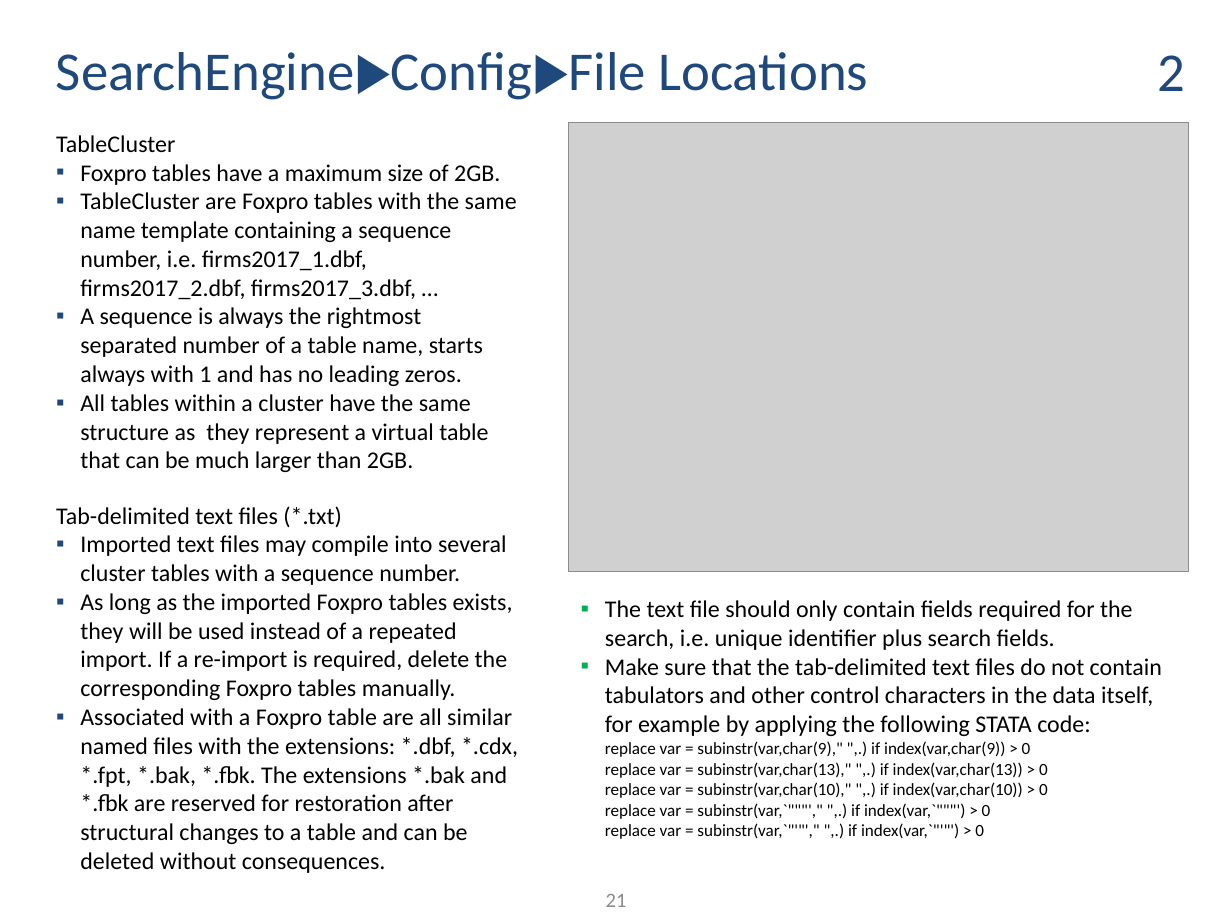
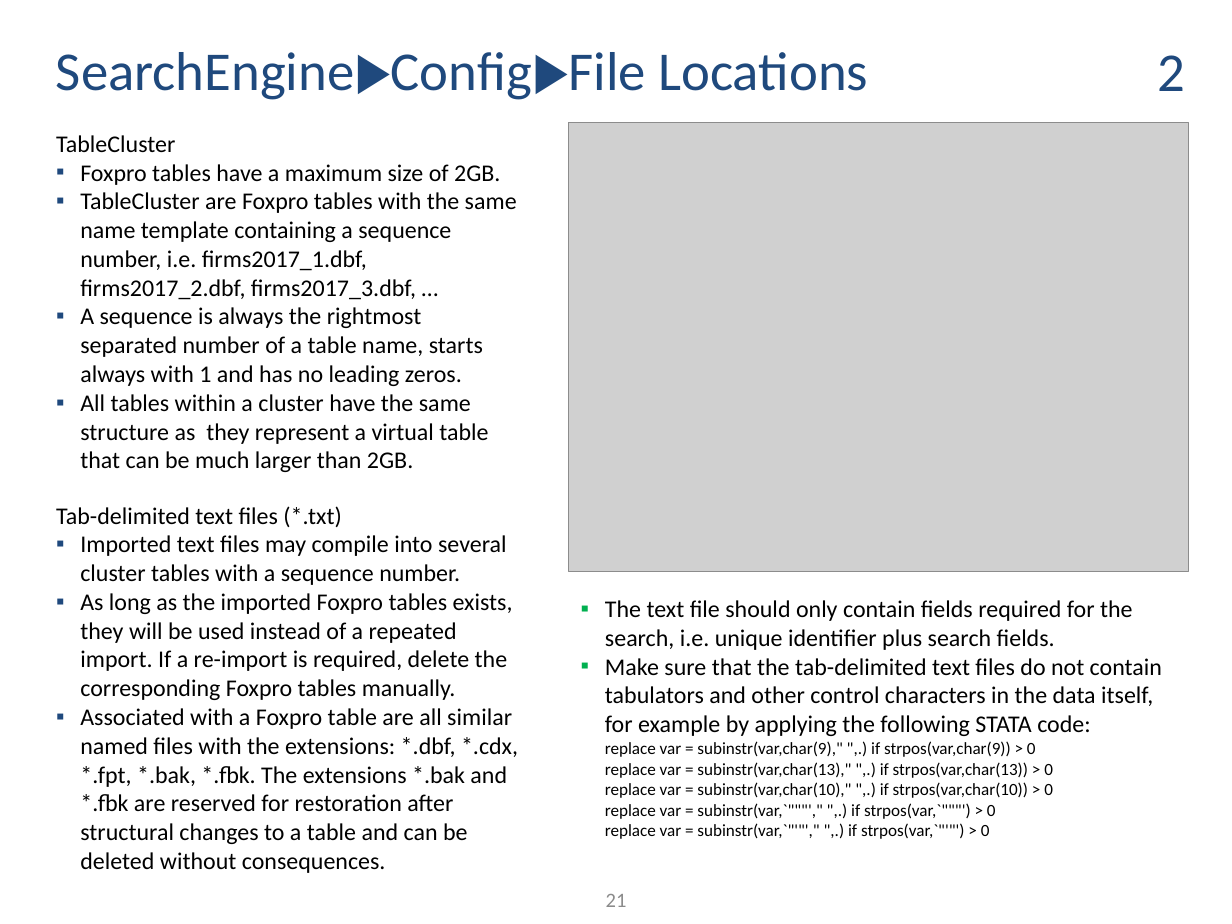
Before and after one commit to ThorstenDoherr/searchengine, a slide deck: slide 21 of doc/Manual.pptx. Drawn at 1232x924 pixels with LibreOffice and Linux fonts; fonts in the diff are those of the drawing; grey boxes stand for pictures. Boxes give left, top, right and bottom in pixels: in the first picture for what was removed or moved away, otherwise in the second. Text is boxed around its words. In the diff, an @@ line names an element or a change of style, - is before the commit and + after.

```diff
--- a/doc/Manual.pptx
+++ b/doc/Manual.pptx
@@ text at [605,658,1162,839]: text changed @@
-  ▪ Make sure that the tab-delimited text files do not contain tabulators and other control characters in the data itself, for example by applying the following STATA code:
-    replace var = subinstr(var,char(9)," ",.) if index(var,char(9)) > 0
-    replace var = subinstr(var,char(13)," ",.) if index(var,char(13)) > 0
-    replace var = subinstr(var,char(10)," ",.) if index(var,char(10)) > 0
-    replace var = subinstr(var,`"""'," ",.) if index(var,`"""') > 0
-    replace var = subinstr(var,`"'"'," ",.) if index(var,`"'"') > 0
+  ▪ Make sure that the tab-delimited text files do not contain tabulators and other control characters in the data itself, for example by applying the following STATA code:
+    replace var = subinstr(var,char(9)," ",.) if strpos(var,char(9)) > 0
+    replace var = subinstr(var,char(13)," ",.) if strpos(var,char(13)) > 0
+    replace var = subinstr(var,char(10)," ",.) if strpos(var,char(10)) > 0
+    replace var = subinstr(var,`"""'," ",.) if strpos(var,`"""') > 0
+    replace var = subinstr(var,`"'"'," ",.) if strpos(var,`"'"') > 0
```
Also in this commit, not shown: 5 other slides changed, 1 other file.
